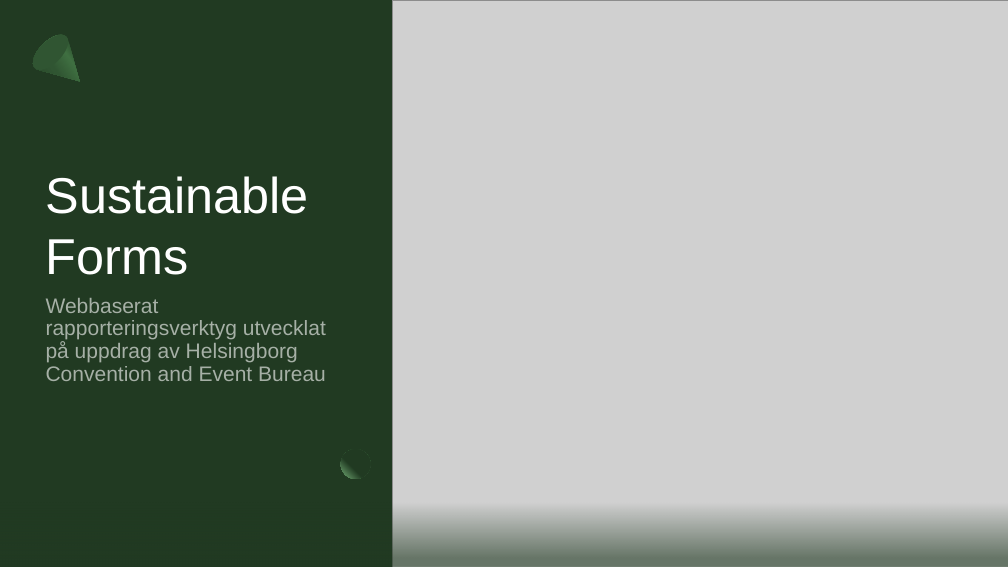
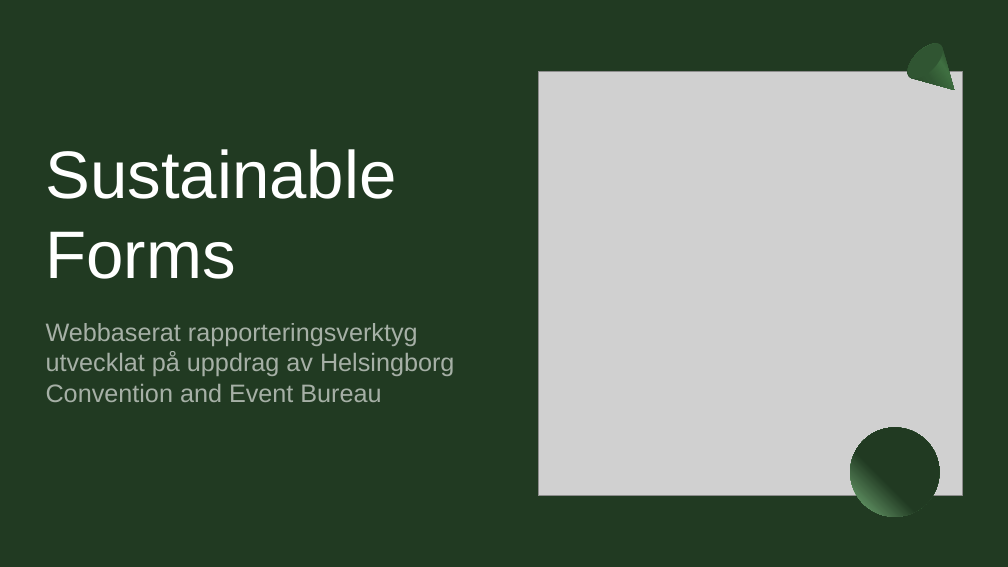
Before and after one commit to Sjofil/HASAB-IDA3, a slide deck: slide 1 of Business Canvas Model/Business canvas model.pptx. Drawn at 1008x567 pixels with LibreOffice and Linux fonts; fonts in the diff are those of the drawing; grey boxes stand for pictures. Boxes give left, top, right and bottom in pixels: in the first picture for what was removed or moved away, otherwise in the second. Text is boxed around its words. In the diff, an @@ line names an element or a change of style, - is before the commit and + after.

```diff
--- a/Business Canvas Model/Business canvas model.pptx
+++ b/Business Canvas Model/Business canvas model.pptx
@@ title "Sustainable Forms": place and size @@
-title "Sustainable Forms" at [46,176,309,275]
+title "Sustainable Forms" at [46,149,397,279]
@@ title "Sustainable Forms" at [46,149,397,279]: size 48 to 64 pt @@
@@ freeform shape: place and size @@
-freeform shape at [27,29,95,97]
+freeform shape at [902,37,970,106]
@@ ellipse: place and size @@
-ellipse at [27,29,74,76]
+ellipse at [902,37,949,85]
@@ picture: place and size @@
-picture at [392,0,1008,567]
+picture at [538,71,963,495]
@@ subtitle "Webbaserat rapporteringsverktyg utvecklat på uppdrag ...": place and size @@
-subtitle "Webbaserat rapporteringsverktyg utvecklat på uppdrag ..." at [46,298,326,381]
+subtitle "Webbaserat rapporteringsverktyg utvecklat på uppdrag ..." at [46,323,454,402]
@@ subtitle "Webbaserat rapporteringsverktyg utvecklat på uppdrag ..." at [46,323,454,402]: size 20 to 24 pt; line spacing 0.9 to 1 @@
@@ ellipse removed at [341,449,371,479] @@
@@ ellipse added at [851,428,940,517], fill gradient #213A22 to #79B37C @@
@@ rectangle removed at [0,477,1008,567] @@
```
Also in this commit, not shown: 6 other slides changed, 3 slides added, 3 slides removed.
